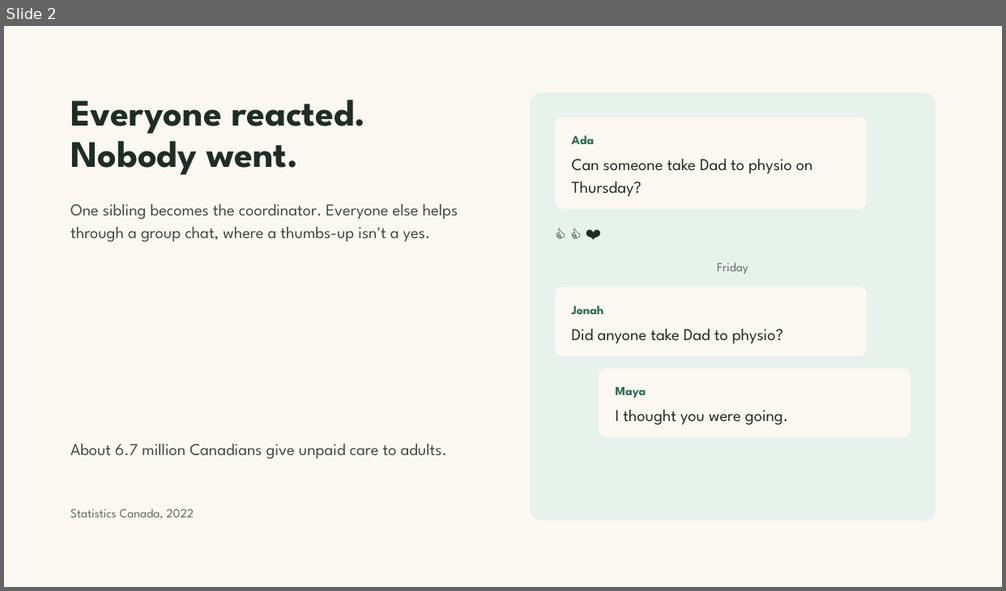
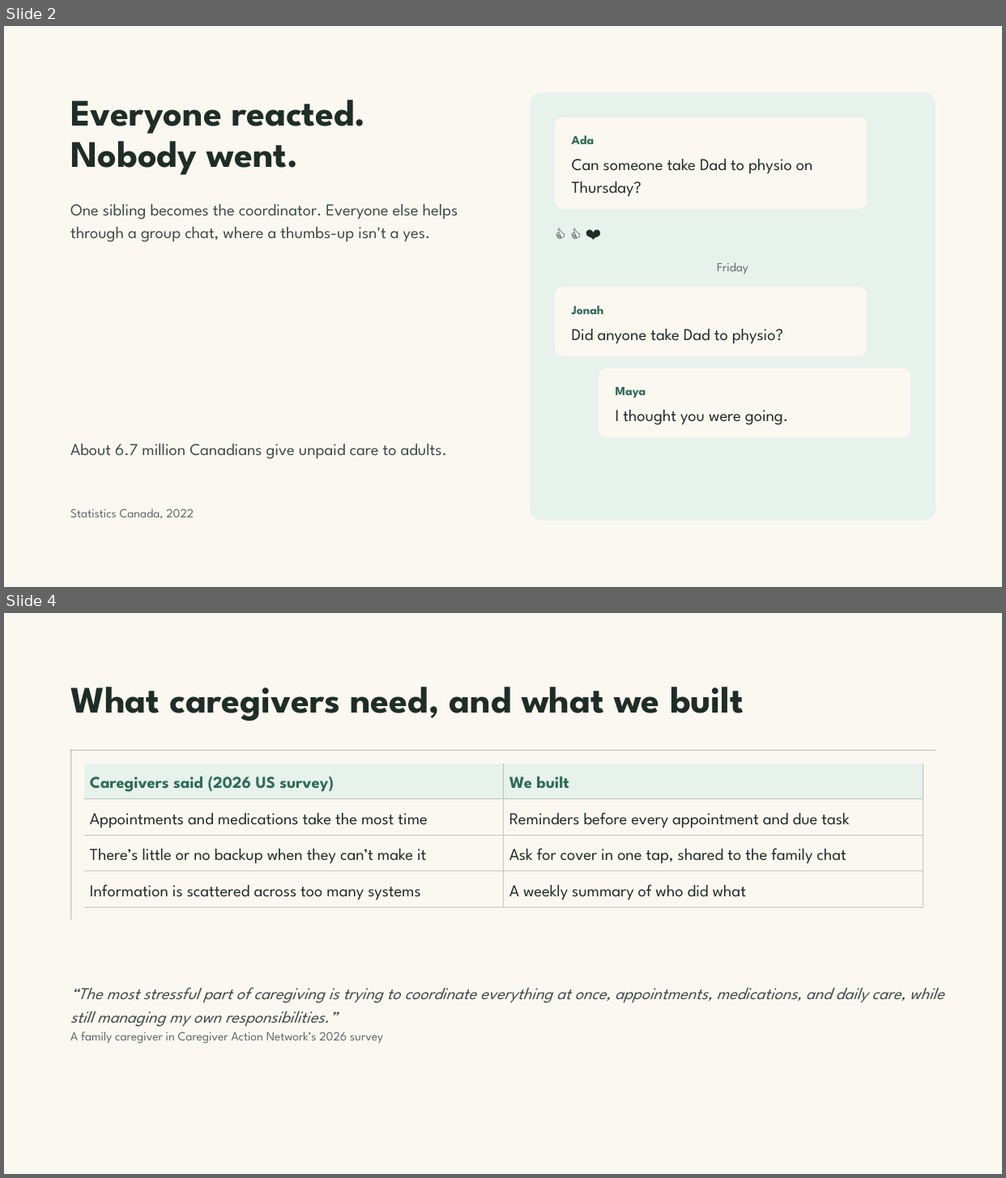
Before and after one commit to Team-Claudia/kindred, a slide deck: docs/pitch/Kindred Demo Day Pitch V3.pptx. Shown one above the other, each under a label of ours: slide 2 before the commit, slides 2 and 4 after it; the slides between them are not shown. The pictures are 1006x591 and 1006x1178 pixels, drawn with LibreOffice and Linux fonts; fonts in the diff are those of the drawing. Boxes give left, top, right and bottom in pixels: in the first picture for what was removed or moved away, otherwise in the second. Text is boxed around its words. In the diff, an @@ line names an element or a change of style, - is before the commit and + after.

```diff
--- a/docs/pitch/Kindred Demo Day Pitch V3.pptx
+++ b/docs/pitch/Kindred Demo Day Pitch V3.pptx
@@ slide 4 added at bbox=[4, 613, 1002, 1174], background #FBF8F1 @@
@@ title added at bbox=[70, 687, 744, 721], 36 pt, text #1F2D27, bold @@
+What caregivers need, and what we built
@@ line added from (70, 750) to (936, 750), #141413 1 pt @@
@@ line added from (71, 750) to (71, 920), #141413 1 pt @@
@@ table added at bbox=[84, 764, 923, 907], 4 rows, 2 columns @@
+Caregivers said (2026 US survey) | We built
+Appointments and medications take the most time | Reminders before every appointment and due task
+There’s little or no backup when they can’t make it | Ask for cover in one tap, shared to the family chat
+Information is scattered across too many systems | A weekly summary of who did what
@@ text added at bbox=[70, 987, 944, 1044], 16 pt, text #3D4D46, italic @@
+“The most stressful part of caregiving is trying to coordinate everything at once, appointments, medications, and daily care, while still managing my own responsibilities.”
+A family caregiver in Caregiver Action Network’s 2026 survey
```
Also in this commit, not shown: 2 slides changed, 10 other slides added, 2 slides removed, 6 other files.
